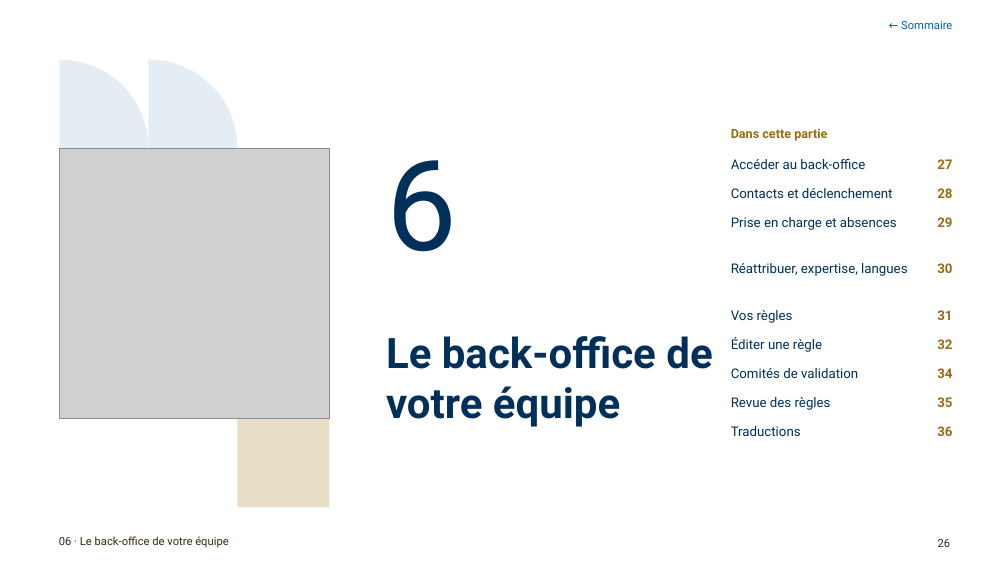
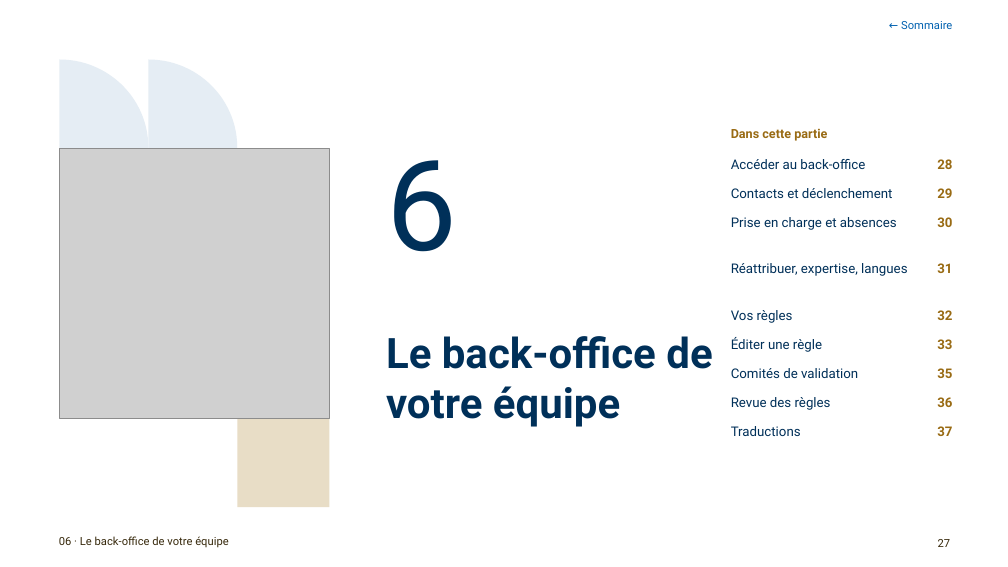
Before and after one commit to antoinelmariel-ux/ProjectNavigator, a slide deck: slide 27 of docs/Manuel_Project_Navigator_expert.pptx (slide 26 before the commit). Drawn at 1008x567 pixels with LibreOffice and Linux fonts; fonts in the diff are those of the drawing; grey boxes stand for pictures; background and template pictures are left out. Boxes give left, top, right and bottom in pixels: in the first picture for what was removed or moved away, otherwise in the second. Text is boxed around its words. In the diff, an @@ line names an element or a change of style, - is before the commit and + after.

```diff
--- a/docs/Manuel_Project_Navigator_expert.pptx
+++ b/docs/Manuel_Project_Navigator_expert.pptx
@@ text removed at (937,159,952,169) @@
-27
@@ text "30": place and size @@
-text "30" at (937,263,952,273)
+text "30" at (937,217,952,227)
@@ text "31": place and size @@
-text "31" at (937,310,952,320)
+text "31" at (937,263,952,273)
@@ text removed at (937,368,952,378) @@
-34
@@ 5 texts: place and size @@
-5 texts at (937,188,952,436)
+5 texts at (937,159,952,407)
@@ text added at (937,426,952,436), 9.5 pt, text #996B14, bold @@
+37
@@ page number at (938,539,951,547): text changed @@
-26
+27
```
Also in this commit, not shown: 5 other slides changed, 1 slide added.
